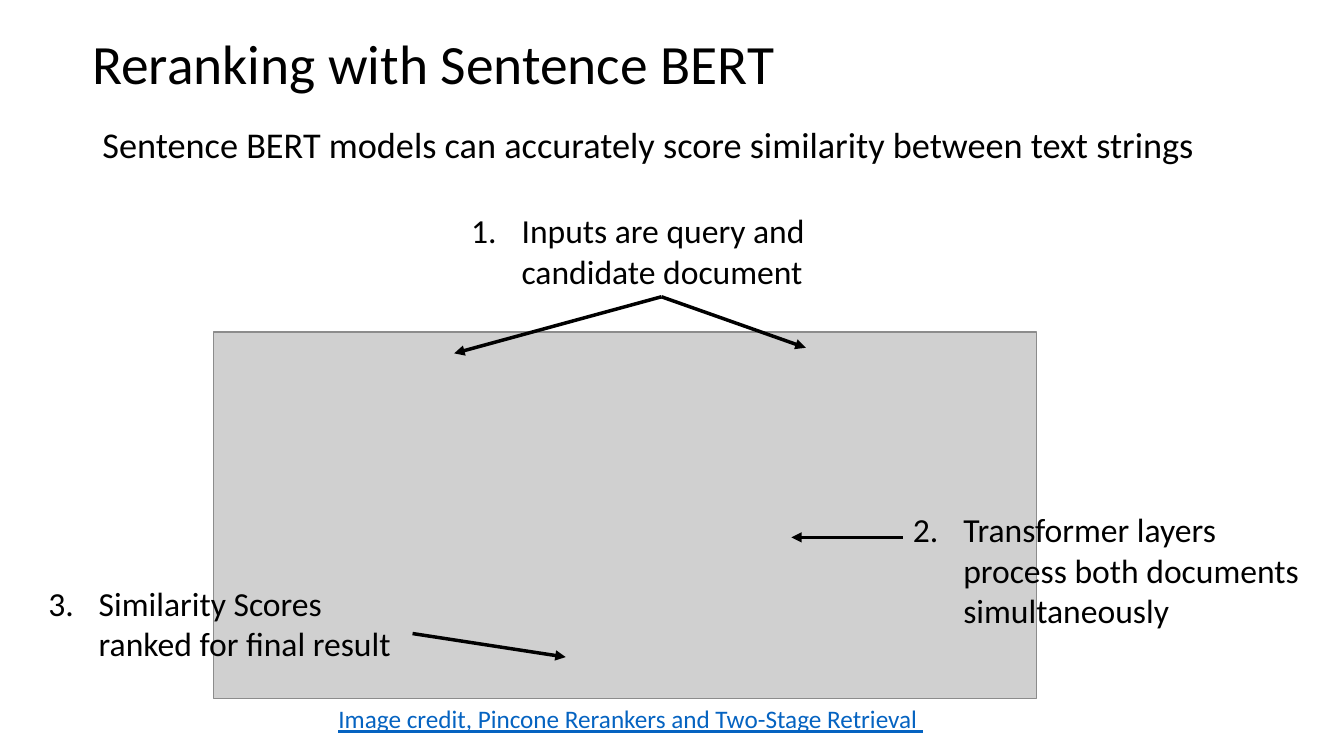
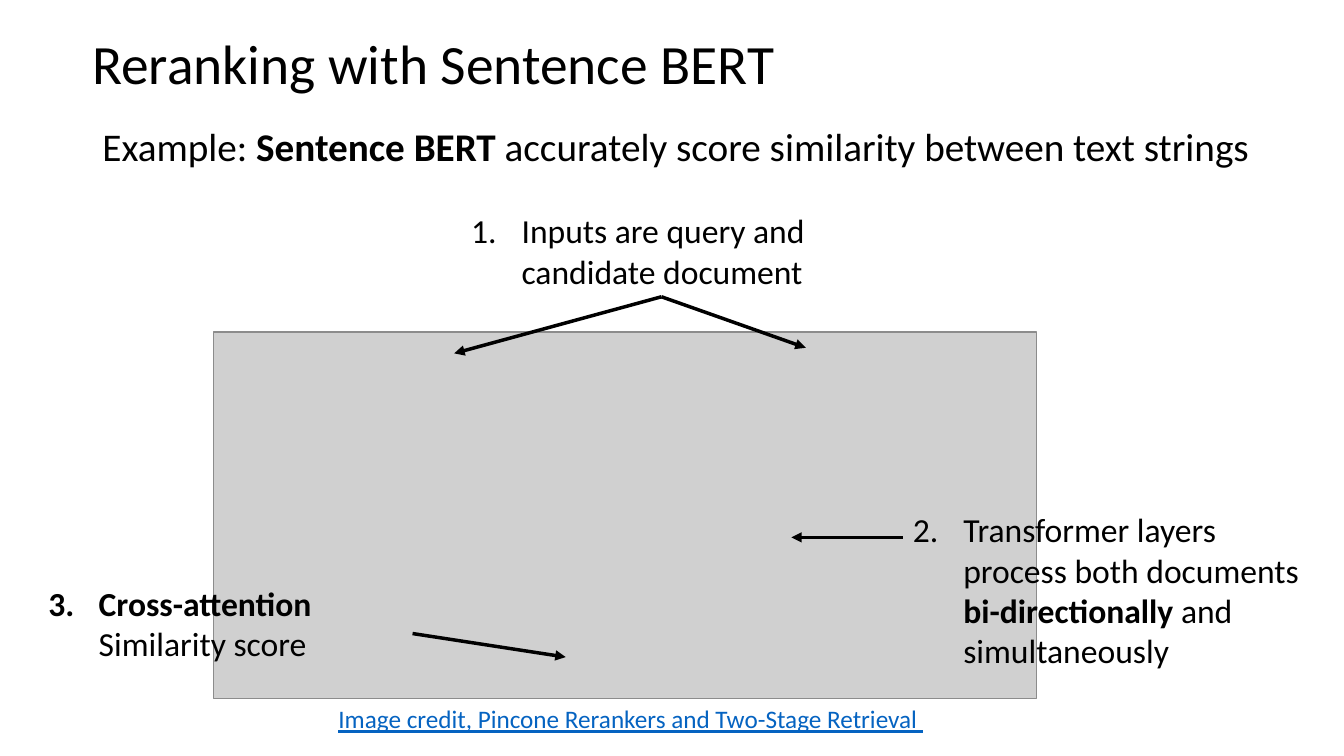
Before and after one commit to harelgabainew/school1, a slide deck: slide 46 of slides/6_InformationRetrievalSearch.pptx (slide 44 before the commit). Drawn at 1344x756 pixels with LibreOffice and Linux fonts; fonts in the diff are those of the drawing; grey boxes stand for pictures. Boxes give left, top, right and bottom in pixels: in the first picture for what was removed or moved away, otherwise in the second. Text is boxed around its words. In the diff, an @@ line names an element or a change of style, - is before the commit and + after.

```diff
--- a/slides/6_InformationRetrievalSearch.pptx
+++ b/slides/6_InformationRetrievalSearch.pptx
@@ text at bbox=[102, 133, 1249, 168]: text changed; size 25.9 to 28 pt @@
-Sentence BERT models can accurately score similarity between text strings
+Example: Sentence BERT accurately score similarity between text strings
@@ text at bbox=[963, 515, 1298, 672]: text changed @@
-2. Transformer layers process both documents simultaneously
+2. Transformer layers process both documents bi-directionally and simultaneously
@@ text at bbox=[99, 588, 312, 664]: text changed; bold on @@
-3. Similarity Scores ranked for final result
+3. Cross-attention Similarity score
```
Also in this commit, not shown: 10 other slides changed, 2 slides added.
